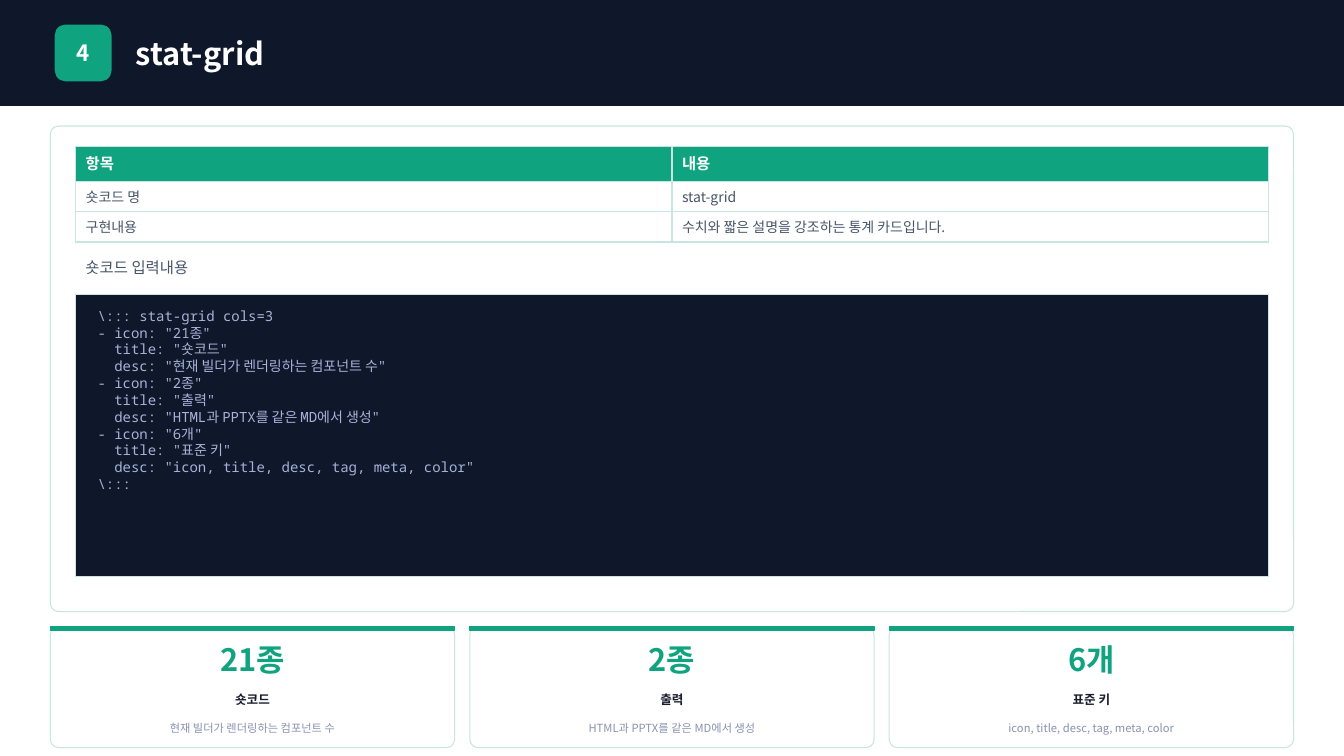
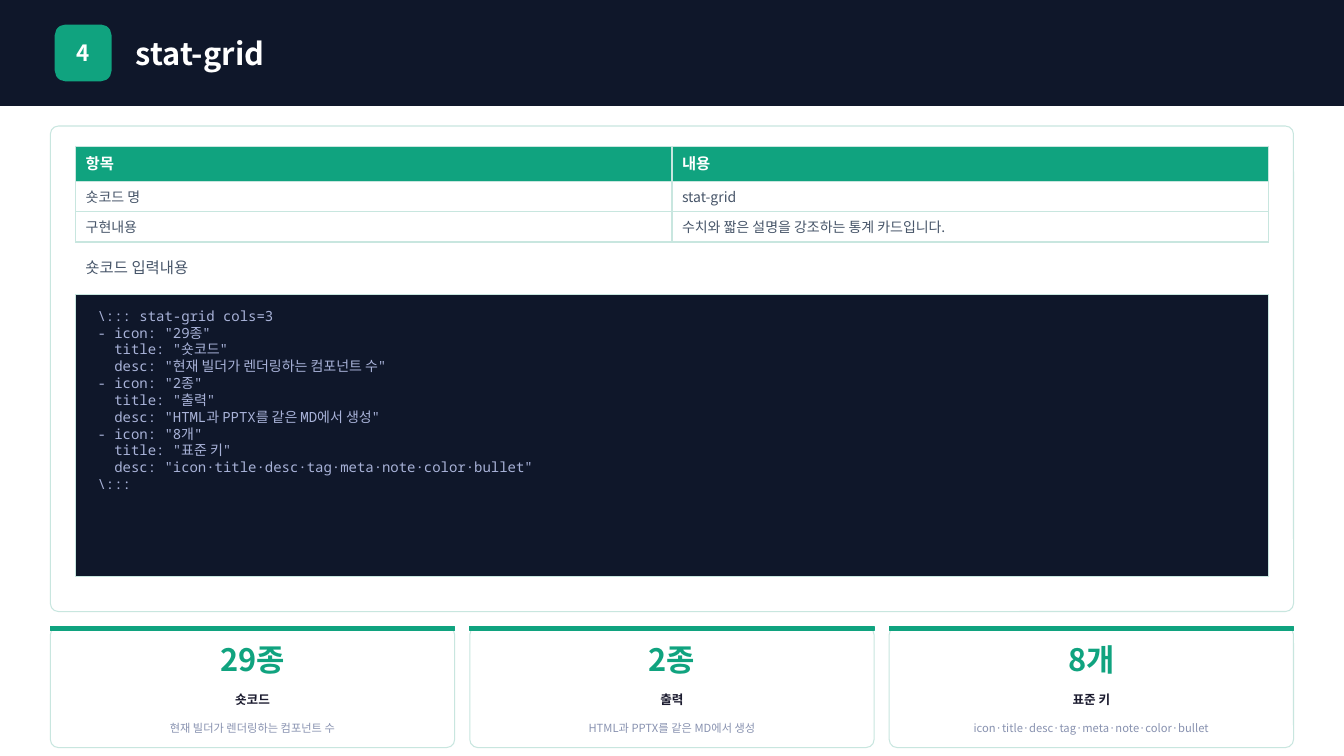
Before and after one commit to chamgil71/creative-spark, a slide deck: slide 7 of public/showcase/showcase.pptx. Drawn at 1344x756 pixels with LibreOffice and Linux fonts; fonts in the diff are those of the drawing. Boxes give left, top, right and bottom in pixels: in the first picture for what was removed or moved away, otherwise in the second. Text is boxed around its words. In the diff, an @@ line names an element or a change of style, - is before the commit and + after.

```diff
--- a/public/showcase/showcase.pptx
+++ b/public/showcase/showcase.pptx
@@ text at (114, 324, 211, 339): text changed @@
-- icon: "21종"
+- icon: "29종"
@@ text at (114, 461, 533, 476): text changed @@
-desc: "icon, title, desc, tag, meta, color"
+desc: "icon·title·desc·tag·meta·note·color·bullet"
@@ text at (220, 646, 285, 674): text changed @@
-21종
+29종
@@ text at (1068, 645, 1114, 674): text changed @@
-6개
+8개
@@ text at (974, 723, 1209, 735): text changed @@
-icon, title, desc, tag, meta, color
+icon·title·desc·tag·meta·note·color·bullet
```
Also in this commit, not shown: 14 other slides changed, 4 slides added, 5 slides removed, 50 other files.
